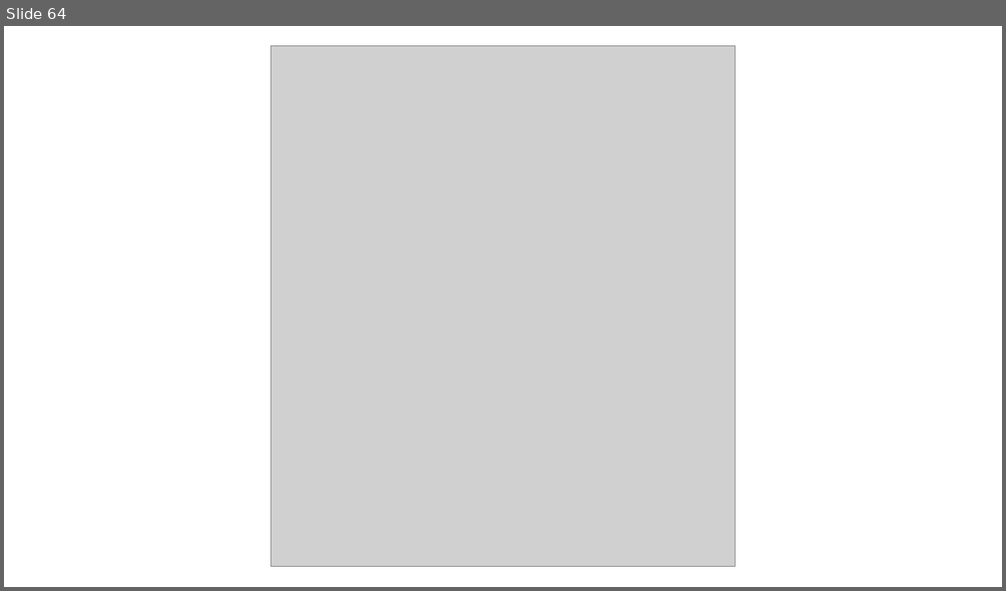
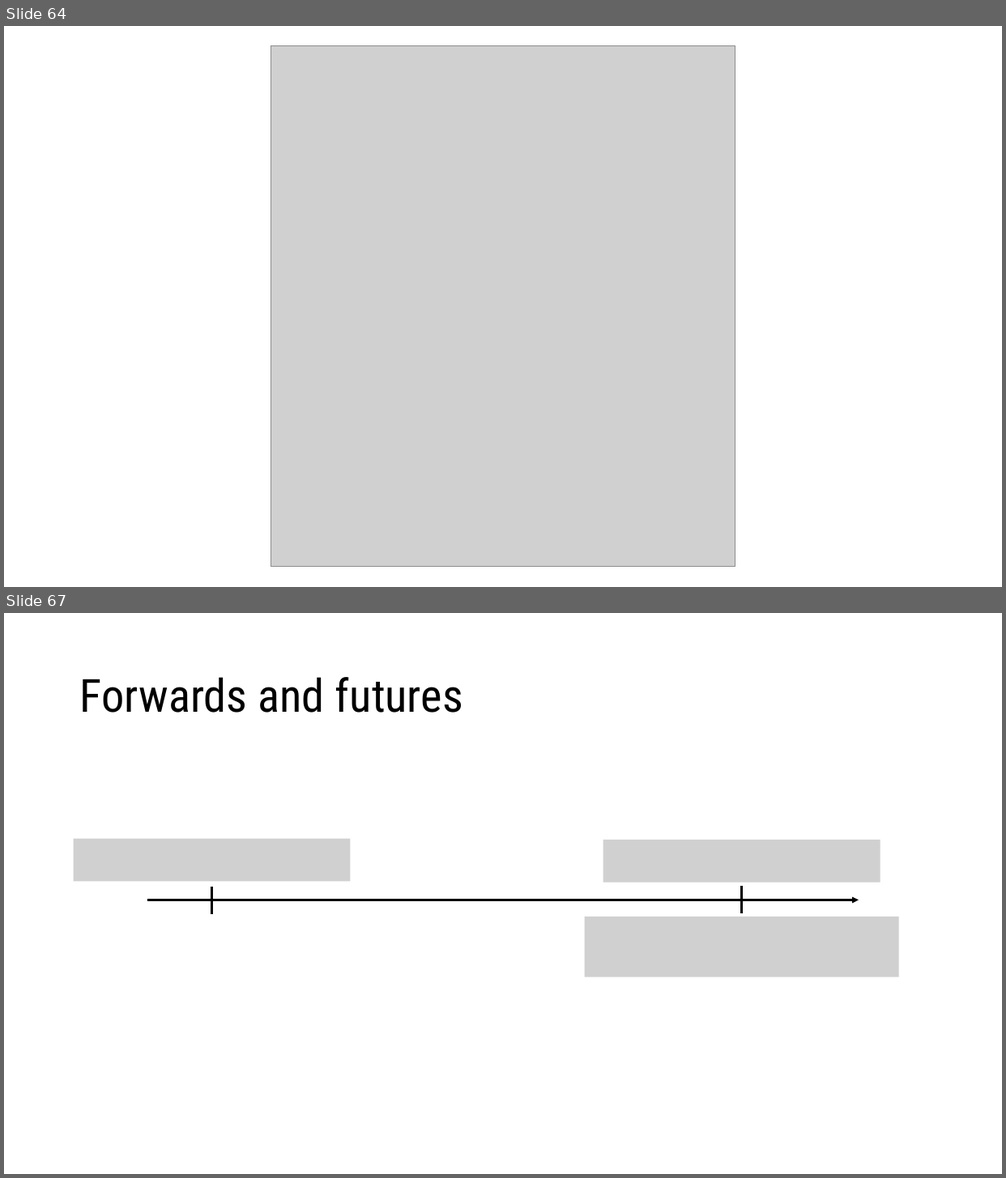
Before and after one commit to ncachanosky/ECON-3320-online, a slide deck: figures/figures.pptx. Shown one above the other, each under a label of ours: slide 64 before the commit, slides 64 and 67 after it; the slides between them are not shown. The pictures are 1006x591 and 1006x1178 pixels, drawn with LibreOffice and Linux fonts; fonts in the diff are those of the drawing; grey boxes stand for pictures. Boxes give left, top, right and bottom in pixels: in the first picture for what was removed or moved away, otherwise in the second. Text is boxed around its words. In the diff, an @@ line names an element or a change of style, - is before the commit and + after.

```diff
--- a/figures/figures.pptx
+++ b/figures/figures.pptx
@@ slide 67 added at (4, 613, 1002, 1174), background #FFFFFF @@
@@ title added at (80, 677, 463, 713), 44 pt, text #000000 @@
+Forwards and futures
@@ picture added at (74, 838, 351, 881) @@
@@ picture added at (603, 840, 880, 883) @@
@@ arrow added from (147, 901) to (859, 901), #000000 2 pt @@
@@ line added from (212, 887) to (212, 914), #000000 2 pt @@
@@ line added from (742, 886) to (742, 914), #000000 2 pt @@
@@ picture added at (585, 917, 899, 977) @@
```
Also in this commit, not shown: 3 slides changed, 8 other slides added, 2 slides removed, 28 other files.
